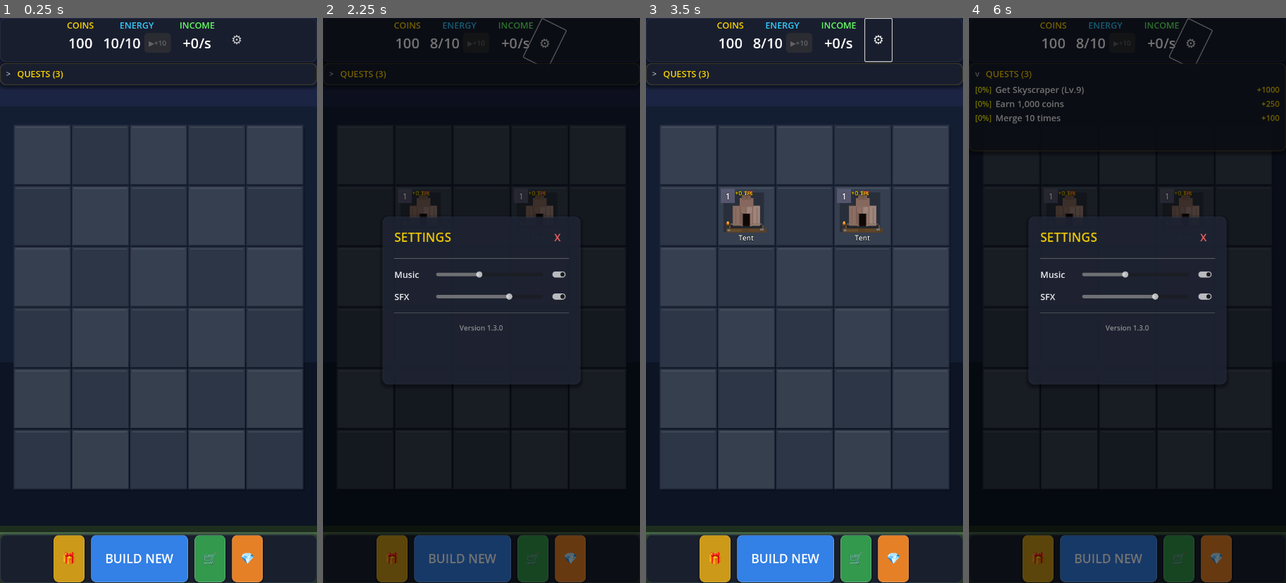
Above: before the commit, frames 1-4 (left to right).
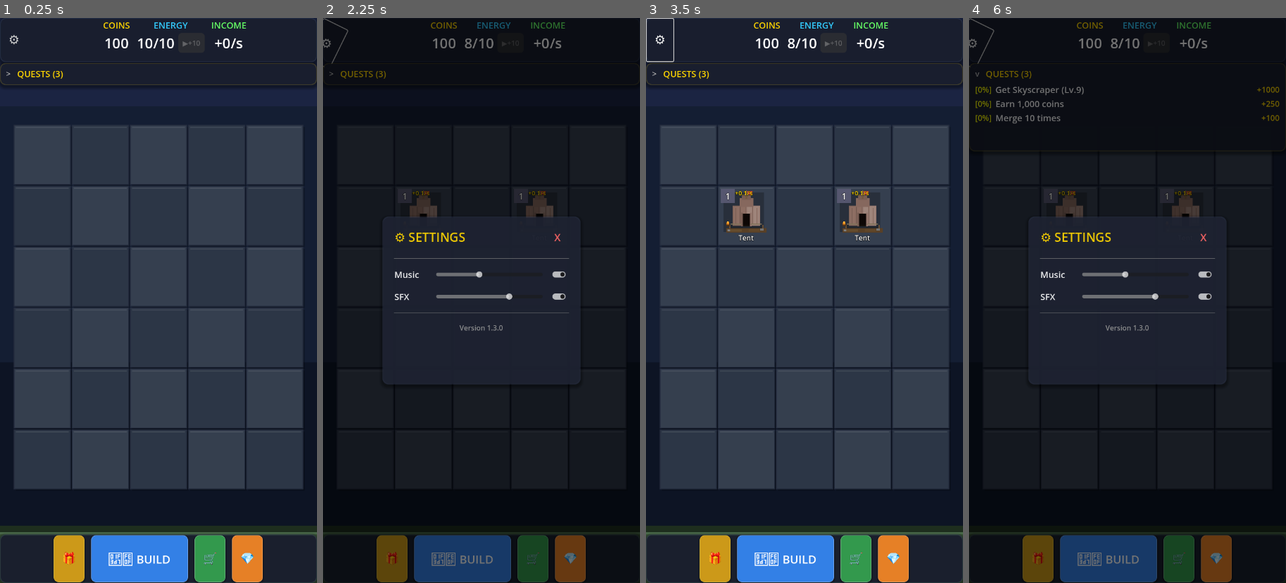
Above: after the commit, the same moments.

Repository: Josefinolis/mobile-civ-merging-game
Game: Godot game, scene res://scenes/main.tscn
The game is run twice, just before and just after one commit, with the same random seed, the same clock (stepped at 60 frames per second) and the same inputs.
Inputs:
- Up to frame 1 (0.25 s): no input
- Up to frame 2 (2.25 s): click "BUILD NEW" (after the commit: "🏗️ BUILD") at 0.5 s; click "BUILD NEW" (after the commit: "🏗️ BUILD") at 1.25 s; click "⚙" at 2 s
- Up to frame 3 (3.5 s): click "🎁" at 2.75 s
- Up to frame 4 (6 s): click "🛒" at 3.5 s; click "💎" at 4.25 s; click "QUESTS (3)" at 5 s; click "⚙" at 5.75 s

The runs differ from the first frame. In frame 1, 1.1% of the frame differs, in the area x 3-78%, y 0-97%; in frame 2, 1.3%, in the area x 0-77%, y 0-97%; in frame 3, 1.2%; in frame 4, 1.3%.

Commit message:
Add Google Play CLI publishing and improve UI
- Add publish_to_play.py script for CLI publishing to Google Play
- Move settings button to top-left corner
- Add icons to all buttons and panel titles
- Consolidate documentation (remove PUBLISH_PROGRESS.md)
- Update PROGRESS.md with publishing info
- Update README.md roadmap

Diff:
--- a/scenes/main.tscn
+++ b/scenes/main.tscn
@@ -88,59 +88,7 @@
 
 [node name="HBox" type="HBoxContainer" parent="TopBar"]
 layout_mode = 2
-theme_override_constants/separation = 20
-alignment = 1
-
-[node name="CoinsContainer" type="VBoxContainer" parent="TopBar/HBox"]
-layout_mode = 2
-
-[node name="CoinsTitle" type="Label" parent="TopBar/HBox/CoinsContainer"]
-layout_mode = 2
-theme_override_colors/font_color = Color(1, 0.84, 0, 1)
-theme_override_font_sizes/font_size = 20
-text = "COINS"
-horizontal_alignment = 1
-
-[node name="CoinsLabel" type="Label" parent="TopBar/HBox/CoinsContainer"]
-layout_mode = 2
-theme_override_colors/font_color = Color(1, 1, 1, 1)
-theme_override_font_sizes/font_size = 32
-text = "0"
-horizontal_alignment = 1
-
-[node name="EnergyContainer" type="VBoxContainer" parent="TopBar/HBox"]
-layout_mode = 2
-
-[node name="EnergyTitle" type="Label" parent="TopBar/HBox/EnergyContainer"]
-layout_mode = 2
-theme_override_colors/font_color = Color(0.2, 0.8, 1, 1)
-theme_override_font_sizes/font_size = 20
-text = "ENERGY"
-horizontal_alignment = 1
-
-[node name="EnergyLabel" type="Label" parent="TopBar/HBox/EnergyContainer"]
-layout_mode = 2
-theme_override_colors/font_color = Color(1, 1, 1, 1)
-theme_override_font_sizes/font_size = 32
-text = "10/10"
-horizontal_alignment = 1
-
-[node name="IncomeContainer" type="VBoxContainer" parent="TopBar/HBox"]
-layout_mode = 2
-
-[node name="IncomeTitle" type="Label" parent="TopBar/HBox/IncomeContainer"]
-layout_mode = 2
-theme_override_colors/font_color = Color(0.4, 1, 0.4, 1)
-theme_override_font_sizes/font_size = 20
-text = "INCOME"
-horizontal_alignment = 1
-
-[node name="IncomeLabel" type="Label" parent="TopBar/HBox/IncomeContainer"]
-layout_mode = 2
-theme_override_colors/font_color = Color(1, 1, 1, 1)
-theme_override_font_sizes/font_size = 32
-text = "+0/s"
-horizontal_alignment = 1
+theme_override_constants/separation = 15
 
 [node name="SettingsButton" type="Button" parent="TopBar/HBox"]
 custom_minimum_size = Vector2(60, 60)
@@ -150,6 +98,65 @@
 text = "⚙"
 flat = true
 
+[node name="Spacer1" type="Control" parent="TopBar/HBox"]
+layout_mode = 2
+size_flags_horizontal = 3
+
+[node name="CoinsContainer" type="VBoxContainer" parent="TopBar/HBox"]
+layout_mode = 2
+
+[node name="CoinsTitle" type="Label" parent="TopBar/HBox/CoinsContainer"]
+layout_mode = 2
+theme_override_colors/font_color = Color(1, 0.84, 0, 1)
+theme_override_font_sizes/font_size = 20
+text = "COINS"
+horizontal_alignment = 1
+
+[node name="CoinsLabel" type="Label" parent="TopBar/HBox/CoinsContainer"]
+layout_mode = 2
+theme_override_colors/font_color = Color(1, 1, 1, 1)
+theme_override_font_sizes/font_size = 32
+text = "0"
+horizontal_alignment = 1
+
+[node name="EnergyContainer" type="VBoxContainer" parent="TopBar/HBox"]
+layout_mode = 2
+
+[node name="EnergyTitle" type="Label" parent="TopBar/HBox/EnergyContainer"]
+layout_mode = 2
+theme_override_colors/font_color = Color(0.2, 0.8, 1, 1)
+theme_override_font_sizes/font_size = 20
+text = "ENERGY"
+horizontal_alignment = 1
+
+[node name="EnergyLabel" type="Label" parent="TopBar/HBox/EnergyContainer"]
+layout_mode = 2
+theme_override_colors/font_color = Color(1, 1, 1, 1)
+theme_override_font_sizes/font_size = 32
+text = "10/10"
+horizontal_alignment = 1
+
+[node name="IncomeContainer" type="VBoxContainer" parent="TopBar/HBox"]
+layout_mode = 2
+
+[node name="IncomeTitle" type="Label" parent="TopBar/HBox/IncomeContainer"]
+layout_mode = 2
+theme_override_colors/font_color = Color(0.4, 1, 0.4, 1)
+theme_override_font_sizes/font_size = 20
+text = "INCOME"
+horizontal_alignment = 1
+
+[node name="IncomeLabel" type="Label" parent="TopBar/HBox/IncomeContainer"]
+layout_mode = 2
+theme_override_colors/font_color = Color(1, 1, 1, 1)
+theme_override_font_sizes/font_size = 32
+text = "+0/s"
+horizontal_alignment = 1
+
+[node name="Spacer2" type="Control" parent="TopBar/HBox"]
+layout_mode = 2
+size_flags_horizontal = 3
+
 [node name="GridContainer" type="CenterContainer" parent="."]
 layout_mode = 1
 anchors_preset = 15
@@ -214,8 +221,8 @@
 custom_minimum_size = Vector2(220, 80)
 layout_mode = 2
 theme_override_colors/font_color = Color(1, 1, 1, 1)
-theme_override_font_sizes/font_size = 28
-text = "BUILD NEW"
+theme_override_font_sizes/font_size = 26
+text = "🏗️ BUILD"
 
 [node name="ShopButton" type="Button" parent="BottomBar/HBox"]
 custom_minimum_size = Vector2(70, 80)
@@ -323,7 +330,7 @@
 size_flags_horizontal = 3
 theme_override_colors/font_color = Color(1, 0.84, 0, 1)
 theme_override_font_sizes/font_size = 28
-text = "SETTINGS"
+text = "⚙️ SETTINGS"
 
 [node name="CloseButton" type="Button" parent="SettingsPanel/MarginContainer/VBox/Header"]
 custom_minimum_size = Vector2(50, 50)
@@ -424,7 +431,7 @@
 size_flags_horizontal = 3
 theme_override_colors/font_color = Color(0.3, 0.69, 0.31, 1)
 theme_override_font_sizes/font_size = 28
-text = "SHOP"
+text = "🛒 SHOP"
 
 [node name="CoinsLabel" type="Label" parent="ShopPanel/MarginContainer/VBox/Header"]
 layout_mode = 2
@@ -490,7 +497,7 @@
 size_flags_horizontal = 3
 theme_override_colors/font_color = Color(1, 0.84, 0, 1)
 theme_override_font_sizes/font_size = 28
-text = "DAILY REWARDS"
+text = "🎁 DAILY REWARDS"
 
 [node name="CloseButton" type="Button" parent="DailyRewardPanel/MarginContainer/VBox/Header"]
 custom_minimum_size = Vector2(50, 50)
@@ -567,7 +574,7 @@
 size_flags_horizontal = 3
 theme_override_colors/font_color = Color(1, 0.6, 0.2, 1)
 theme_override_font_sizes/font_size = 28
-text = "STORE"
+text = "💎 STORE"
 
 [node name="CoinsLabel" type="Label" parent="IAPPanel/MarginContainer/VBox/Header"]
 layout_mode = 2
Not shown, changed: .gitignore
Not shown, changed: PROGRESS.md
Not shown, removed: PUBLISH_PROGRESS.md
Not shown, changed: README.md
Not shown, added: publish_to_play.py
